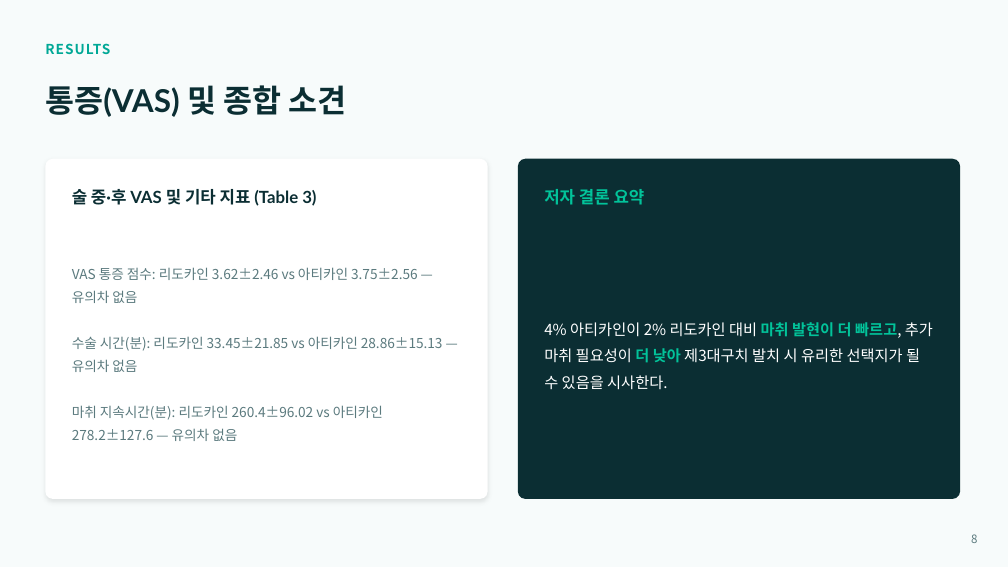
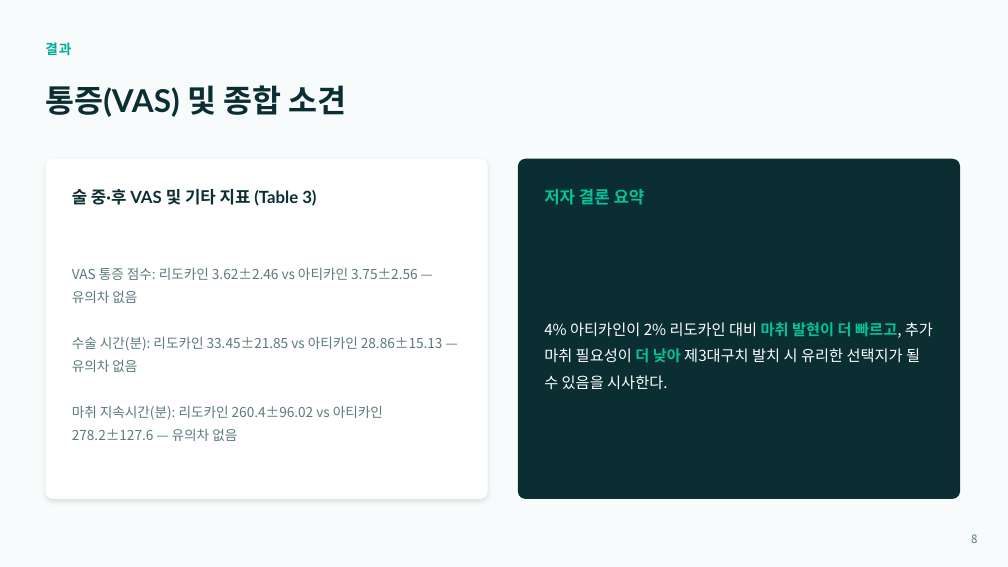
Before and after one commit to yojokem/-, a slide deck: slide 8 of 치과약리학실험2-논문발표/치과약리학실험2_논문발표.pptx. Drawn at 1008x567 pixels with LibreOffice and Linux fonts; fonts in the diff are those of the drawing. Boxes give left, top, right and bottom in pixels: in the first picture for what was removed or moved away, otherwise in the second. Text is boxed around its words. In the diff, an @@ line names an element or a change of style, - is before the commit and + after.

```diff
--- a/치과약리학실험2-논문발표/치과약리학실험2_논문발표.pptx
+++ b/치과약리학실험2-논문발표/치과약리학실험2_논문발표.pptx
@@ text at bbox=[45, 42, 71, 56]: text changed @@
-RESULTS
+결과
```
Also in this commit, not shown: 10 other slides changed, 1 other file.
